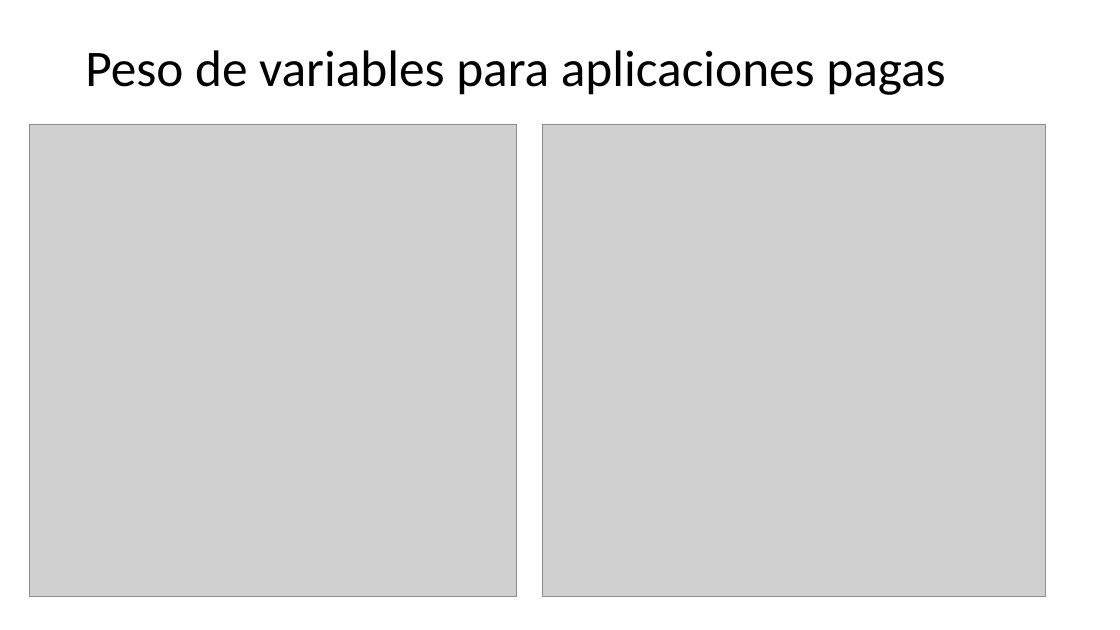
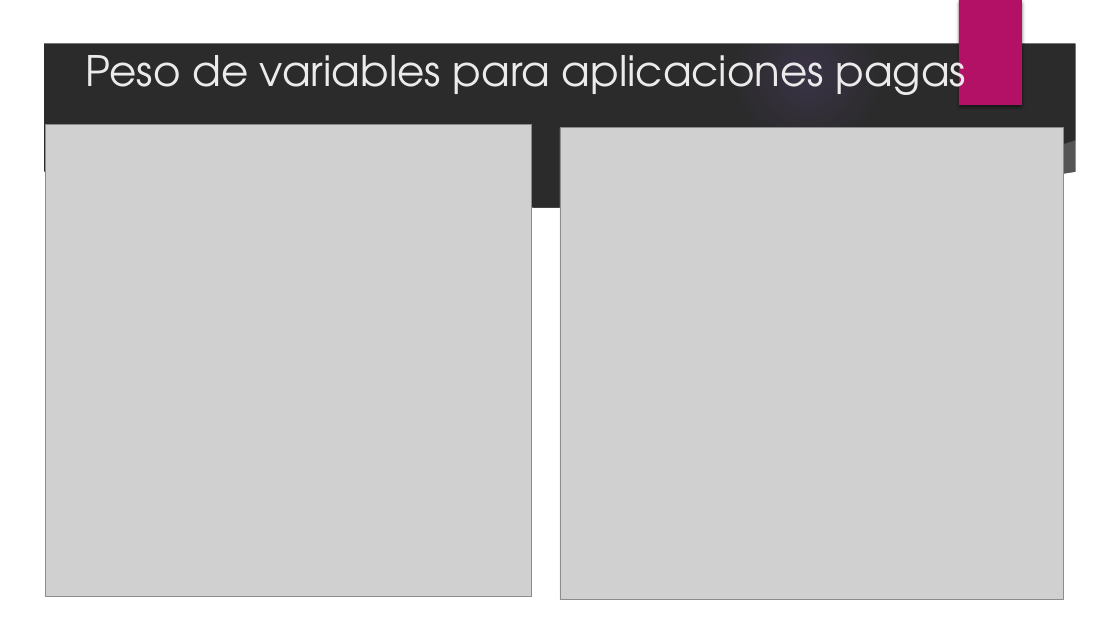
Before and after one commit to pdelucchi/PlayStore_Analysis, a slide deck: slide 17 of Google Play Appstore Forecasting.pptx (slide 11 before the commit). Drawn at 1120x630 pixels with LibreOffice and Linux fonts; fonts in the diff are those of the drawing; grey boxes stand for pictures; background and template pictures are left out; a plain dark background stands for a picture behind light text. Boxes give left, top, right and bottom in pixels: in the first picture for what was removed or moved away, otherwise in the second. Text is boxed around its words. In the diff, an @@ line names an element or a change of style, - is before the commit and + after.

```diff
--- a/Google Play Appstore Forecasting.pptx
+++ b/Google Play Appstore Forecasting.pptx
@@ background #FFFFFF to picture (left out) @@
@@ group added at [0,0,1120,630]: 4 ellipses, 3 freeform shapes @@
@@ title "Peso de variables para aplicaciones ..." at [85,43,967,105]: size 44 to 36 pt, font Calibri to TeX Gyre Adventor, text colour #000000 to #EBEBEB; line spacing 0.9 to 1 @@
@@ rectangle added at [959,0,1022,105], fill #B31166 @@
@@ picture: place and size @@
-picture at [30,125,517,597]
+picture at [45,125,532,597]
@@ picture: place and size @@
-picture at [543,125,1046,597]
+picture at [560,128,1064,599]
```
Also in this commit, not shown: 13 other slides changed, 6 slides added, 1 other file.
